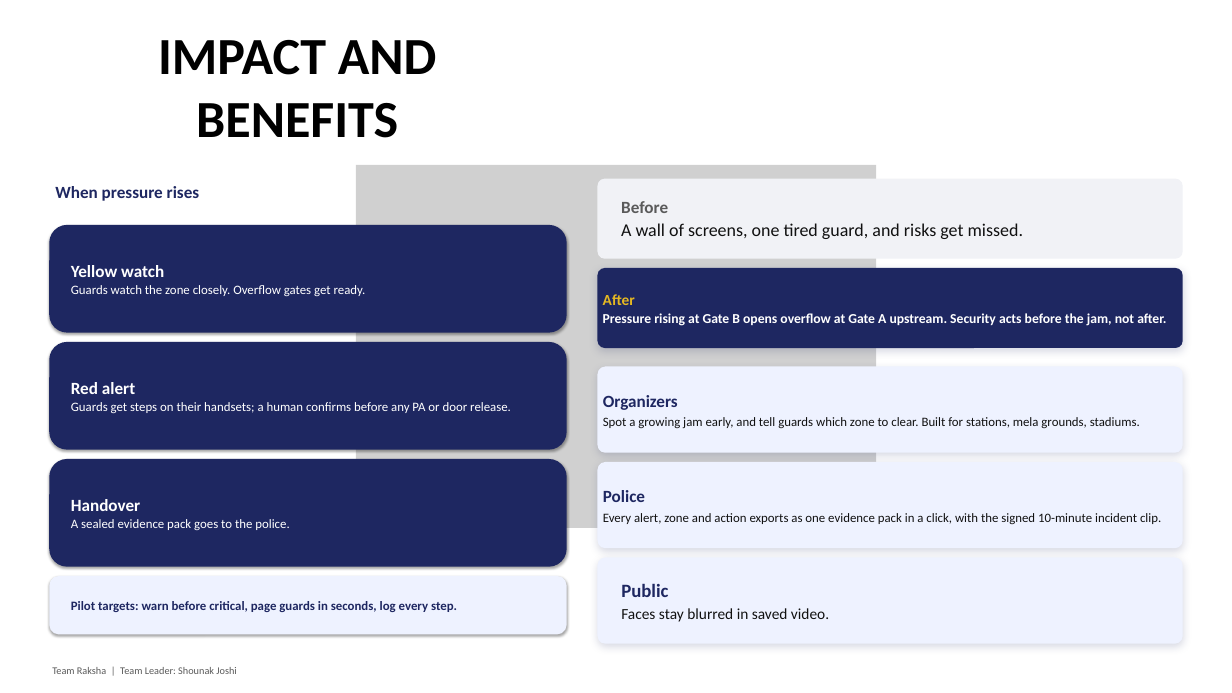
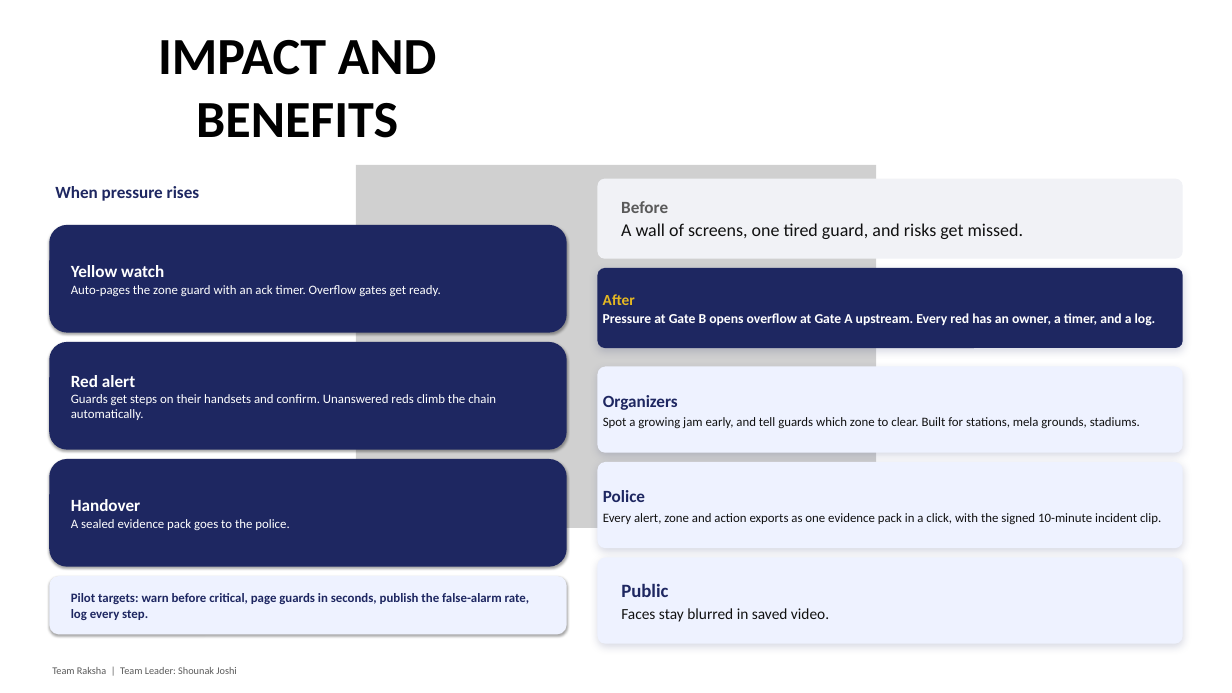
Before and after one commit to shounakjoshi88-a11y/raksha-crowd-safety-hackathon, a slide deck: slide 5 of deck/Raksha_Hackathon2026_Simplified.pptx. Drawn at 1232x693 pixels with LibreOffice and Linux fonts; fonts in the diff are those of the drawing; grey boxes stand for pictures. Boxes give left, top, right and bottom in pixels: in the first picture for what was removed or moved away, otherwise in the second. Text is boxed around its words. In the diff, an @@ line names an element or a change of style, - is before the commit and + after.

Commit message:
fix: escalation teeth, F1 attribution, pressure formula+threshold, cost model, DPDP, FP-rate pledge

```diff
--- a/deck/Raksha_Hackathon2026_Simplified.pptx
+++ b/deck/Raksha_Hackathon2026_Simplified.pptx
@@ text at [71,285,441,296]: text changed @@
-Guards watch the zone closely. Overflow gates get ready.
+Auto-pages the zone guard with an ack timer. Overflow gates get ready.
@@ text in rounded rectangle at [603,313,1156,326]: text changed @@
-Pressure rising at Gate B opens overflow at Gate A upstream. Security acts before the jam, not after.
+Pressure at Gate B opens overflow at Gate A upstream. Every red has an owner, a timer, and a log.
@@ text at [71,394,496,420]: text changed @@
-Guards get steps on their handsets; a human confirms before any PA or door release.
+Guards get steps on their handsets and confirm. Unanswered reds climb the chain automatically.
@@ text at [71,593,530,620]: text changed @@
-Pilot targets: warn before critical, page guards in seconds, log every step.
+Pilot targets: warn before critical, page guards in seconds, publish the false-alarm rate, log every step.
```
Also in this commit, not shown: 3 other slides changed, 3 other files.
